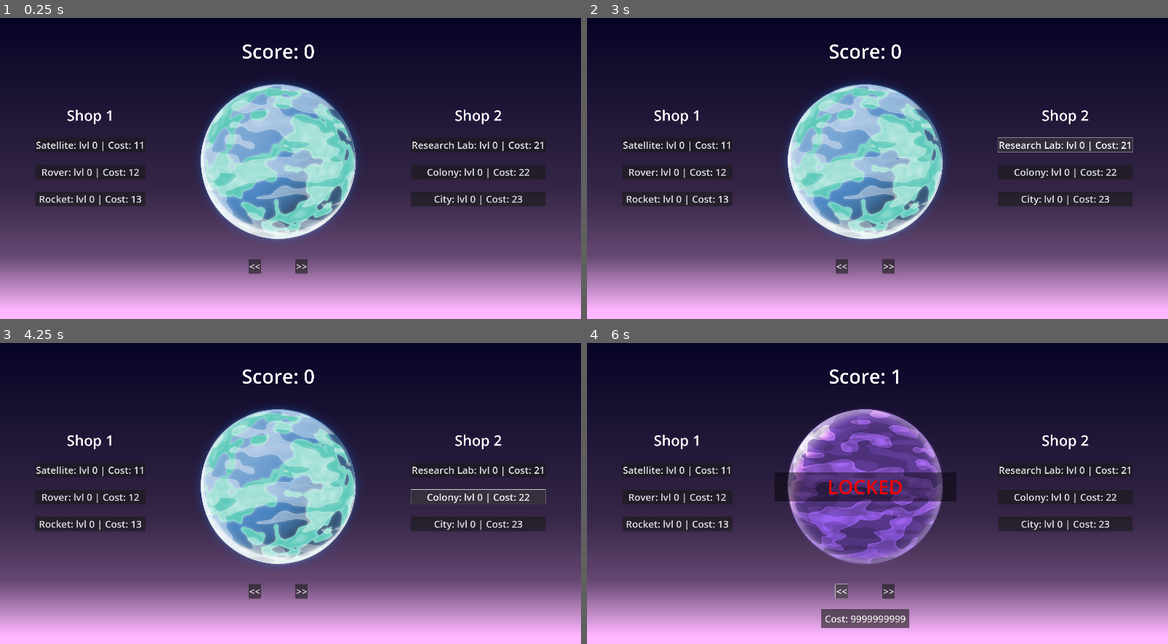
Above: before the commit, frames 1-4 (two rows, left to right).
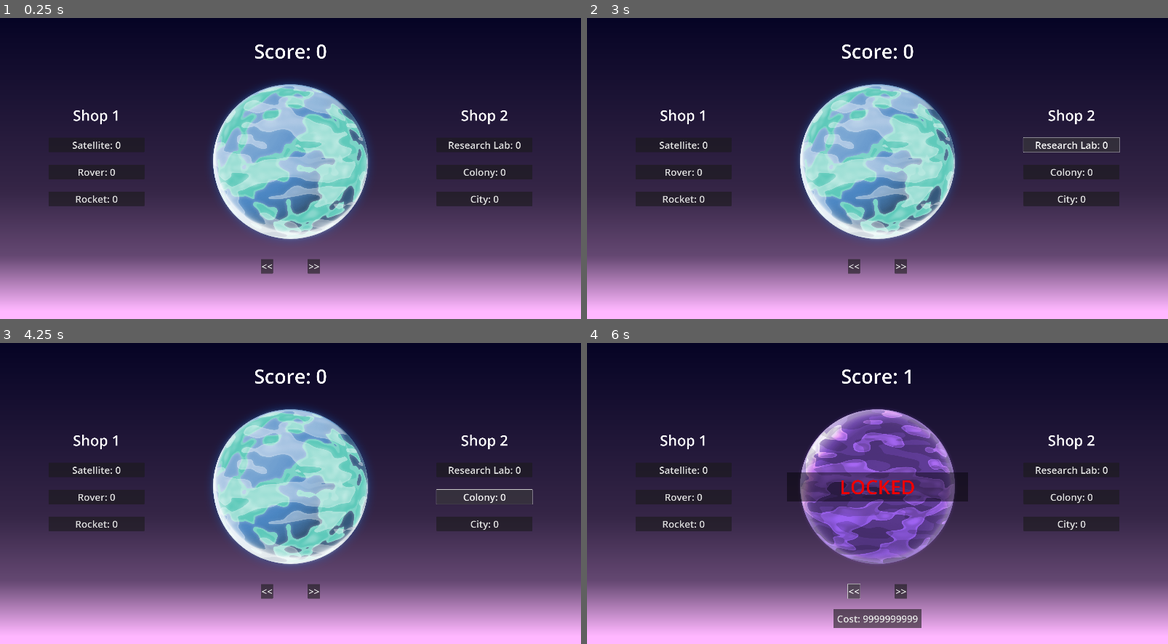
Above: after the commit, the same moments.

Repository: JStaed/planet-clicker-game
Game: Godot game, scene res://scenes/main.tscn
The game is run twice, just before and just after one commit, with the same random seed, the same clock (stepped at 60 frames per second) and the same inputs. The project has no main scene, so this scene is started directly.
Inputs (mouse positions are in pixels of both pictures, inside the frame that each line leads up to; where the layout moved, square brackets give the same spot in the first picture):
- Up to frame 1 (0.25 s): no input
- Up to frame 2 (3 s): click "Satellite: lvl 0 | Cost: 11" (after the commit: "Satellite: 0") at 0.5 s; click "Rover: lvl 0 | Cost: 12" (after the commit: "Rover: 0") at 1.25 s; click "Rocket: lvl 0 | Cost: 13" (after the commit: "Rocket: 0") at 2 s; click "Research Lab: lvl 0 | Cost: 21" (after the commit: "Research Lab: 0") at 2.75 s
- Up to frame 3 (4.25 s): click "Colony: lvl 0 | Cost: 22" (after the commit: "Colony: 0") at 3.5 s
- Up to frame 4 (6 s): click "City: lvl 0 | Cost: 23" (after the commit: "City: 0") at 4.25 s; click (877, 487) [865, 487] at 5 s; click "<<" at 5.75 s

The runs differ from the first frame. In frame 1, 11% of the frame differs, in the area x 6-94%, y 8-86%; in frame 2, 11%; in frame 3, 11%; in frame 4, 11%, in the area x 6-94%, y 8-95%.

Commit message:
Revert "35 minutes"
This reverts commit 32da3eca2c79d9d4d5741fd9563fa1040f3a4cc6.

Diff:
--- a/scenes/main.tscn
+++ b/scenes/main.tscn
@@ -261,4 +261,3 @@
 [connection signal="pressed" from="CanvasLayer/Control/CanvasContainer/Right/ShopButton" to="CanvasLayer/Control" method="_on_click_shop_1_2"]
 [connection signal="pressed" from="CanvasLayer/Control/CanvasContainer/Right/ShopButton2" to="CanvasLayer/Control" method="_on_click_shop_2_2"]
 [connection signal="pressed" from="CanvasLayer/Control/CanvasContainer/Right/ShopButton3" to="CanvasLayer/Control" method="_on_click_shop_3_2"]
-[connection signal="timeout" from="ScorePerSecond" to="CanvasLayer/Control" method="_on_score_per_second_timeout"]
--- a/scripts/control_manager.gd
+++ b/scripts/control_manager.gd
@@ -75,34 +75,33 @@
 	10
 ]
 
-func _ready() -> void:
-	$CanvasContainer/Middle/ScoreLabel.text = "Score: " + str(score)
-	update_planet_sprite()
-	update_prices()
-
 func purchase_upgrade(upgradeID: int, shopID: int):
 	if shopID == 0: # Shop 1
 		if score >= shop_1_prices[upgradeID]:
 			score -= shop_1_prices[upgradeID]
 			shop_1_prices[upgradeID] = int(floor(shop_1_prices[upgradeID] + (shop_1_prices[upgradeID] * PRICE_RATIO)))
 			upgrade_levels[upgradeID] += 1
-			update_prices()
+			match upgradeID:
+				0:
+					$CanvasContainer/Left/ShopButton.text = "Satellite: lvl " + upgrade_levels[0] + " | Cost: " + shop_1_prices[upgradeID]
+				1:
+					$CanvasContainer/Left/ShopButton2.text = "Rover: lvl " + upgrade_levels[1] + " | Cost: " + shop_1_prices[upgradeID]
+				2:
+					$CanvasContainer/Left/ShopButton3.text = "Rocket: lvl " + upgrade_levels[2] + " | Cost: " + shop_1_prices[upgradeID]
 			register_upgrade(upgradeID, shopID)
 	elif shopID == 1: # Shop 2
 		if score >= shop_2_prices[upgradeID]:
 			score -= shop_2_prices[upgradeID]
 			shop_2_prices[upgradeID] = int(floor(shop_2_prices[upgradeID] + (shop_2_prices[upgradeID] * PRICE_RATIO)))
 			upgrade_levels[upgradeID] += 1
-			update_prices()
+			match upgradeID:
+				0:
+					$CanvasContainer/Right/ShopButton.text = "Research Lab: lvl " + upgrade_levels[3] + " | Cost: " + shop_2_prices[upgradeID]
+				1:
+					$CanvasContainer/Right/ShopButton2.text = "Colony: lvl " + upgrade_levels[4] + " | Cost: " + shop_2_prices[upgradeID]
+				2:
+					$CanvasContainer/Right/ShopButton3.text = "City: lvl " + upgrade_levels[5] + " | Cost: " + shop_2_prices[upgradeID]
 			register_upgrade(upgradeID, shopID)
-
-func update_prices() -> void:
-	$CanvasContainer/Left/ShopButton.text = "Satellite: lvl " + str(upgrade_levels[0]) + " | Cost: " + str(shop_1_prices[0])
-	$CanvasContainer/Left/ShopButton2.text = "Rover: lvl " + str(upgrade_levels[1]) + " | Cost: " + str(shop_1_prices[1])
-	$CanvasContainer/Left/ShopButton3.text = "Rocket: lvl " + str(upgrade_levels[2]) + " | Cost: " + str(shop_1_prices[2])
-	$CanvasContainer/Right/ShopButton.text = "Research Lab: lvl " + str(upgrade_levels[3]) + " | Cost: " + str(shop_2_prices[0])
-	$CanvasContainer/Right/ShopButton2.text = "Colony: lvl " + str(upgrade_levels[4]) + " | Cost: " + str(shop_2_prices[1])
-	$CanvasContainer/Right/ShopButton3.text = "City: lvl " + str(upgrade_levels[5]) + " | Cost: " + str(shop_2_prices[2])
 
 func register_upgrade(upgradeID: int, shopID: int):
 	if shopID == 0:
@@ -159,7 +158,3 @@
 func _on_click_shop_3_2() -> void:
 	purchase_upgrade(2, 1)
 # -----------
-
-
-func _on_score_per_second_timeout() -> void:
-	score += score_per_second * (selected_sprite+1)
